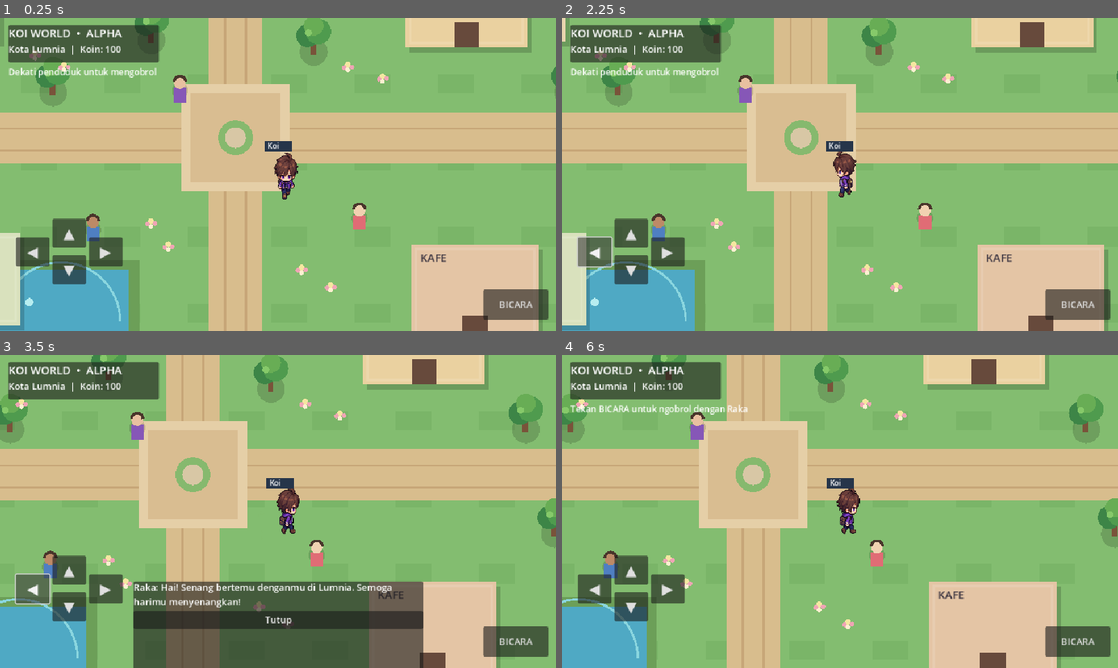
Above: before the commit, frames 1-4 (two rows, left to right).
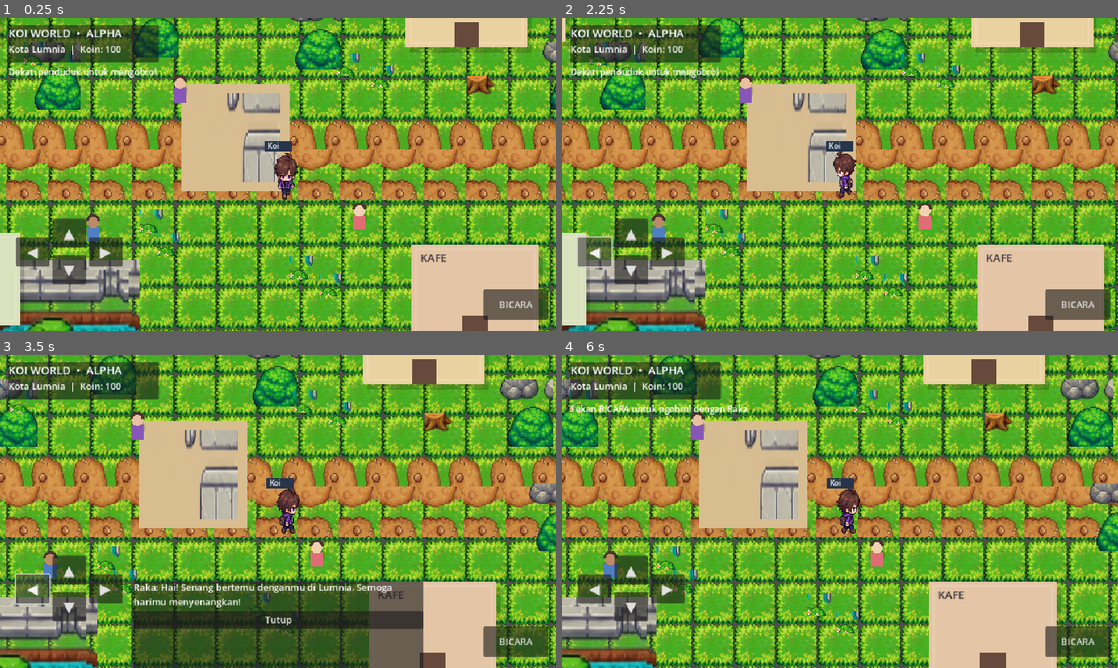
Above: after the commit, the same moments.

Repository: koi-v2/Worldwar
Game: Godot game, scene res://scenes/main.tscn
Same seed, same stepped clock (60 frames per second), same inputs: the game is played once before the commit and once after it.
Inputs:
- Up to frame 1 (0.25 s): no input
- Up to frame 2 (2.25 s): click "▲" at 0.5 s; click "▼" at 1.25 s; click "◀" at 2 s
- Up to frame 3 (3.5 s): tap Enter at 2.75 s; hold Right from 2.78 s (still down); hold E from 2.78 s (still down)
- Up to frame 4 (6 s): release Right at 3.53 s; release E at 3.53 s; hold Down 3.53-4.28 s; tap Enter at 3.6 s; hold Right 4.28-5 s; hold E 4.28-5 s; click "▶" at 5 s; click "Tutup" at 5.75 s

The runs differ from the first frame. In frame 1, 84% of the frame differs, in the area x 0-100%, y 0-100%; in frame 2, 83%; in frame 3, 81%; in frame 4, 84%.

Commit message:
Use the supplied tileset atlas for Koi World map

Diff:
--- a/aoi_native/scripts/main.gd
+++ b/aoi_native/scripts/main.gd
@@ -182,43 +182,41 @@
 			panel.visible = false
 
 func _draw() -> void:
-	# Town map drawn with simple shapes so guessed atlas coordinates cannot
-	# turn the entire world into repeated crop/plant tiles.
-	draw_rect(Rect2(Vector2.ZERO, WORLD_SIZE), Color("#83bd70"))
-
-	# Grass patches provide subtle variation without covering the ground.
-	for x in range(24, int(WORLD_SIZE.x), 144):
-		for y in range(30, int(WORLD_SIZE.y), 132):
-			draw_rect(Rect2(x, y, 62, 34), Color("#7ab568"))
-
-	# Main paths form a small connected village grid.
-	draw_rect(Rect2(0, 492, WORLD_SIZE.x, 88), Color("#d8bd8d"))
-	draw_rect(Rect2(780, 0, 92, WORLD_SIZE.y), Color("#d8bd8d"))
-	draw_rect(Rect2(0, 518, WORLD_SIZE.x, 4), Color("#c7a678"))
-	draw_rect(Rect2(0, 556, WORLD_SIZE.x, 4), Color("#c7a678"))
-	draw_rect(Rect2(806, 0, 4, WORLD_SIZE.y), Color("#c7a678"))
-	draw_rect(Rect2(842, 0, 4, WORLD_SIZE.y), Color("#c7a678"))
-
-	# Small central plaza.
-	draw_rect(Rect2(732, 444, 188, 184), Color("#e5cfa7"))
-	draw_rect(Rect2(748, 460, 156, 152), Color("#d9bd91"))
-	draw_circle(Vector2(826, 536), 30, Color("#86b96e"))
-	draw_circle(Vector2(826, 536), 18, Color("#d8c7a5"))
-
-	# Pond with a grassy bank, kept clear of the main road.
-	draw_rect(Rect2(390, 748, 270, 210), Color("#6c9f58"))
-	draw_rect(Rect2(408, 764, 234, 178), Color("#4fa9c4"))
-	draw_arc(Vector2(525, 853), 102, PI, TAU, 32, Color("#8ad6df"), 4.0)
-	draw_circle(Vector2(470, 820), 7, Color("#b7edf0"))
-	draw_circle(Vector2(570, 884), 5, Color("#b7edf0"))
-
-	# House/shop lots: roof, walls, door, windows and a short garden border.
+	# Tile atlas Koi World: gunakan potongan dari tileset.png, bukan placeholder.
+	if tileset_texture == null:
+		draw_rect(Rect2(Vector2.ZERO, WORLD_SIZE), Color("#83bd70"))
+	else:
+		# Rumput dasar diulang dari tile rumput kiri-atas atlas.
+		var grass_src := Rect2(8, 8, 72, 72)
+		for x in range(0, int(WORLD_SIZE.x), 72):
+			for y in range(0, int(WORLD_SIZE.y), 72):
+				_draw_atlas_tile(Rect2(x, y, 72, 72), grass_src)
+
+	# Jalan tanah dari tile tanah atlas.
+	var dirt_src := Rect2(460, 94, 72, 60)
+	for x in range(0, int(WORLD_SIZE.x), 72):
+		_draw_atlas_tile(Rect2(x, 492, 72, 88), dirt_src)
+	# Jalan vertikal memakai transform rotasi agar tetap memakai tile atlas.
+	draw_set_transform(Vector2(826, 600), PI / 2.0)
+	for y in range(-900, 900, 72):
+		_draw_atlas_tile(Rect2(-44, y, 88, 72), dirt_src)
+	draw_set_transform(Vector2.ZERO, 0.0)
+
+	# Plaza kecil di pertemuan jalan.
+	draw_rect(Rect2(732, 444, 188, 184), Color("#d8bd91"))
+	_draw_atlas_tile(Rect2(748, 460, 156, 152), Rect2(1080, 250, 174, 53))
+
+	# Kolam memakai elemen air dari atlas.
+	_draw_atlas_tile(Rect2(390, 748, 270, 210), Rect2(7, 309, 180, 72))
+	_draw_atlas_tile(Rect2(408, 764, 234, 178), Rect2(1255, 309, 140, 72))
+
+	# Bangunan sederhana dipertahankan, lalu dikelilingi aset atlas asli.
 	_draw_building(Vector2(230, 220), Vector2(190, 150), Color("#e8d5ae"), "RUMAH")
 	_draw_building(Vector2(1120, 220), Vector2(210, 160), Color("#ead1a0"), "TOKO")
 	_draw_building(Vector2(250, 700), Vector2(205, 160), Color("#d9e1bd"), "RUMAH")
 	_draw_building(Vector2(1130, 720), Vector2(220, 165), Color("#e4c5a5"), "KAFE")
 
-	# Trees and shrubs placed in clusters, not as a repeating tile grid.
+	# Pepohonan atlas ditempatkan sebagai objek, bukan tile berulang.
 	for tree in [
 		Vector2(112, 150), Vector2(165, 182), Vector2(470, 180), Vector2(560, 260),
 		Vector2(1010, 160), Vector2(1430, 170), Vector2(1510, 215), Vector2(1450, 610),
@@ -228,31 +226,37 @@
 	]:
 		_draw_tree(tree)
 
-	# Flower patches and garden stones add variety around paths.
+	# Bunga atlas sebagai detail taman.
 	for flower in [
 		Vector2(150, 390), Vector2(190, 420), Vector2(480, 390), Vector2(530, 410),
 		Vector2(1020, 410), Vector2(1080, 430), Vector2(680, 680), Vector2(710, 720),
 		Vector2(940, 760), Vector2(990, 790), Vector2(700, 920), Vector2(740, 950)
 	]:
-		draw_circle(flower, 5, Color("#f5e7a1"))
-		draw_circle(flower + Vector2(7, 4), 4, Color("#f0a5b5"))
-		draw_circle(flower + Vector2(-6, 5), 4, Color("#f0a5b5"))
-		draw_circle(flower + Vector2(0, 9), 4, Color("#fff0d1"))
-
-	# Reuse the existing NPCs and player rendering.
+		_draw_atlas_tile(Rect2(flower - Vector2(20, 20), Vector2(40, 40)), Rect2(810, 385, 65, 63))
+
+	# Bangku taman dari atlas.
+	for bench in [Vector2(360, 390), Vector2(980, 920), Vector2(1260, 450)]:
+		_draw_atlas_tile(Rect2(bench - Vector2(34, 20), Vector2(68, 40)), Rect2(790, 652, 82, 55))
+
 	_draw_npc(Vector2(730, 450), Color("#e8c0a0"), Color("#8657b7"))
 	_draw_npc(Vector2(1040, 670), Color("#f1d1b1"), Color("#e06c75"))
 	_draw_npc(Vector2(580, 690), Color("#bd8a67"), Color("#4f7fc2"))
 	_draw_player()
 
+func _draw_atlas_tile(destination: Rect2, source: Rect2) -> void:
+	if tileset_texture != null:
+		draw_texture_rect_region(tileset_texture, destination, source, Color.WHITE, false, true)
 func _draw_tree(pos: Vector2) -> void:
-	# Soft shadow, trunk and layered canopy.
-	draw_circle(pos + Vector2(1, 28), 24, Color(0, 0, 0, 0.16))
-	draw_rect(Rect2(pos + Vector2(-5, 8), Vector2(10, 25)), Color("#79533a"))
-	draw_circle(pos + Vector2(-9, 0), 20, Color("#3d8547"))
-	draw_circle(pos + Vector2(9, -7), 22, Color("#4f9b4e"))
-	draw_circle(pos + Vector2(1, -17), 17, Color("#68ad55"))
-	draw_circle(pos + Vector2(-8, -5), 6, Color("#86c96a"))
+	if tileset_texture != null:
+		# Broadleaf tree sprite from the supplied atlas.
+		_draw_atlas_tile(Rect2(pos - Vector2(48, 58), Vector2(96, 116)), Rect2(205, 454, 112, 122))
+	else:
+		draw_circle(pos + Vector2(1, 28), 24, Color(0, 0, 0, 0.16))
+		draw_rect(Rect2(pos + Vector2(-5, 8), Vector2(10, 25)), Color("#79533a"))
+		draw_circle(pos + Vector2(-9, 0), 20, Color("#3d8547"))
+		draw_circle(pos + Vector2(9, -7), 22, Color("#4f9b4e"))
+		draw_circle(pos + Vector2(1, -17), 17, Color("#68ad55"))
+		draw_circle(pos + Vector2(-8, -5), 6, Color("#86c96a"))
 
 func _draw_player() -> void:
 	if koi_texture != null:
